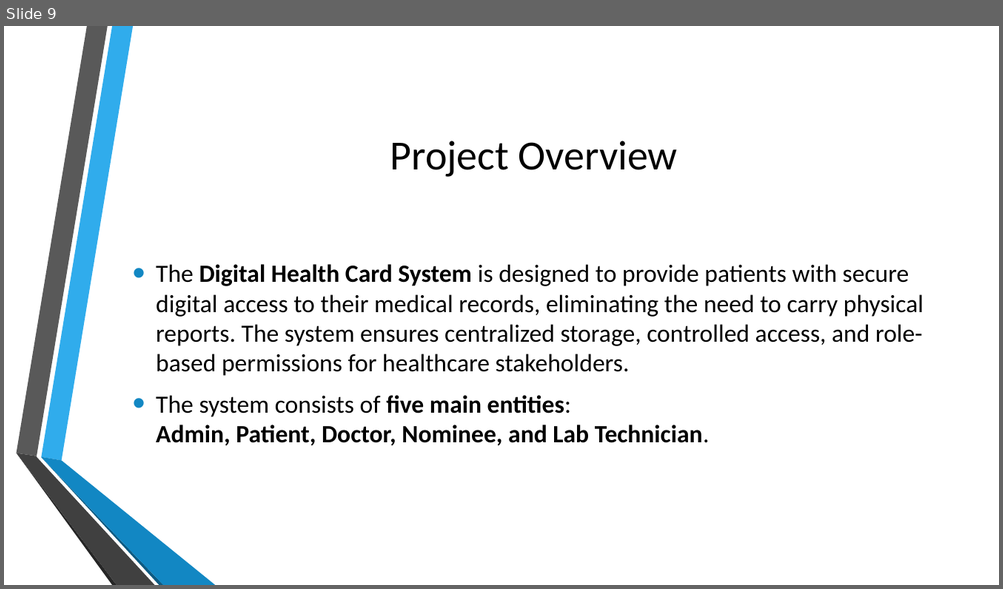
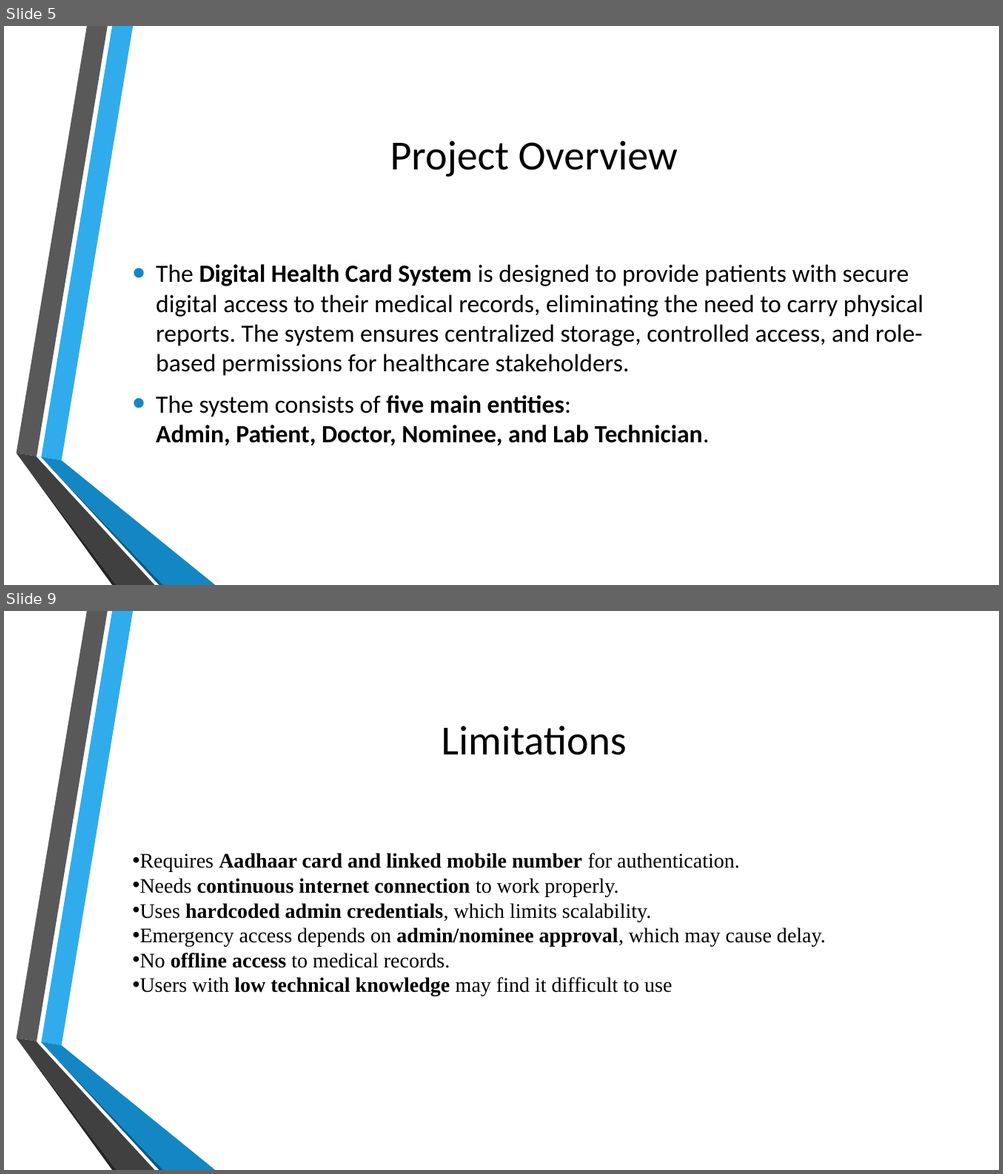
Before and after one commit to kedar3016/DIGITAL_HEALTH_CARD, a slide deck: Digital Health Card.pptx. Shown one above the other, each under a label of ours: slide 9 before the commit, slides 5 and 9 after it; the slides between them are not shown. The pictures are 1003x589 and 1003x1174 pixels, drawn with LibreOffice and Linux fonts; fonts in the diff are those of the drawing; background and template pictures are left out. Boxes give left, top, right and bottom in pixels: in the first picture for what was removed or moved away, otherwise in the second. Text is boxed around its words. In the diff, an @@ line names an element or a change of style, - is before the commit and + after.

Commit message:
Digital Health Card PPt

```diff
--- a/Digital Health Card.pptx
+++ b/Digital Health Card.pptx
@@ slide 9 added at [4, 611, 999, 1170], background picture (left out); not listed: 6 template elements that a slide beside it also shows @@
@@ title added at [441, 726, 626, 755], 40 pt, text #000000 @@
+Limitations
@@ text added at [140, 853, 825, 997], 20 pt, text #000000 @@
+• Requires Aadhaar card and linked mobile number for authentication.
+• Needs continuous internet connection to work properly.
+• Uses hardcoded admin credentials, which limits scalability.
+• Emergency access depends on admin/nominee approval, which may cause delay.
+• No offline access to medical records.
+• Users with low technical knowledge may find it difficult to use
@@ what was slide 9 is now slide 5 @@
```
Also in this commit, not shown: 9 slides changed, 7 other slides added, 1 slide removed.
